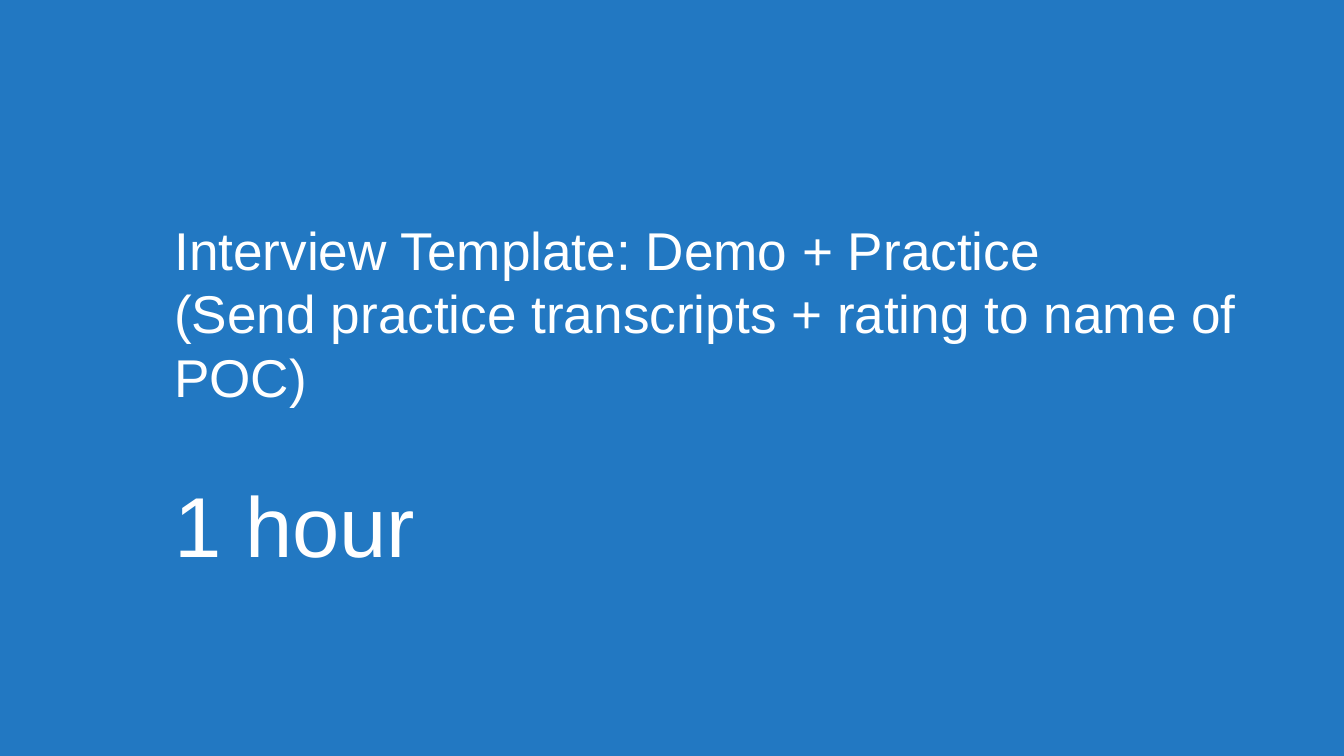
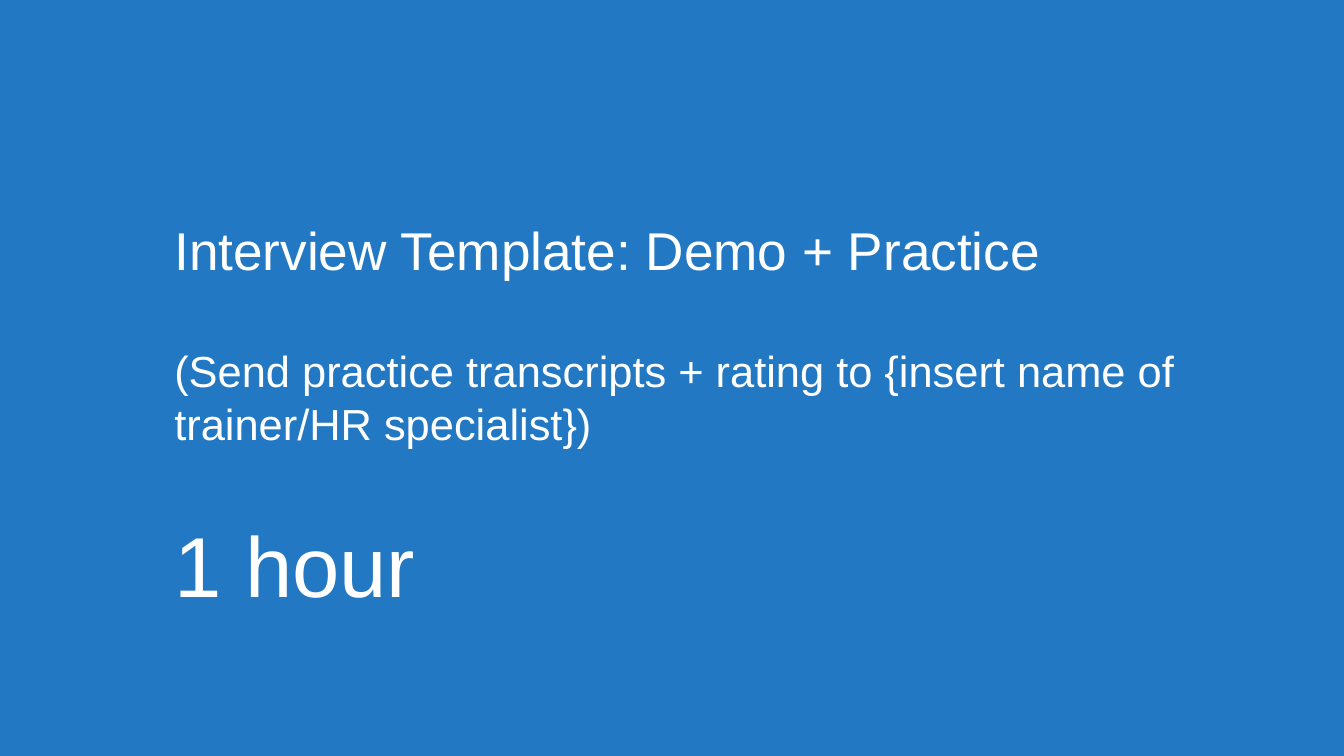
Before and after one commit to usds/SME-QA-Website, a slide deck: slide 22 of toolkit/phone-assessment-interviews/phone-interview-training-presentation.pptx. Drawn at 1344x756 pixels with LibreOffice and Linux fonts; fonts in the diff are those of the drawing. Boxes give left, top, right and bottom in pixels: in the first picture for what was removed or moved away, otherwise in the second. Text is boxed around its words. In the diff, an @@ line names an element or a change of style, - is before the commit and + after.

Commit message:
interview training presso updates

```diff
--- a/toolkit/phone-assessment-interviews/phone-interview-training-presentation.pptx
+++ b/toolkit/phone-assessment-interviews/phone-interview-training-presentation.pptx
@@ title at (174,231,1174,598): text changed; size 54 to 44.1 pt @@
-Interview Template: Demo + Practice
-(Send practice transcripts + rating to name of POC)
-1 hour
+Interview Template: Demo + Practice
+(Send practice transcripts + rating to {insert name of trainer/HR specialist})
+1 hour
```
Also in this commit, not shown: 5 other slides changed, 1 other file.
